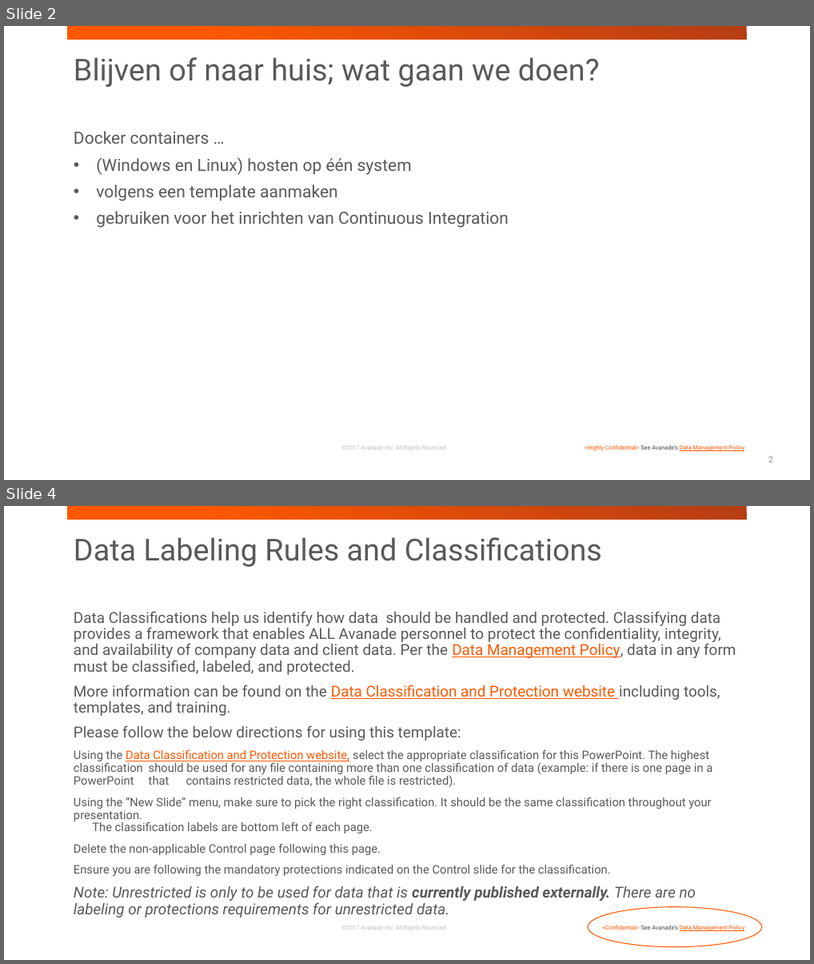
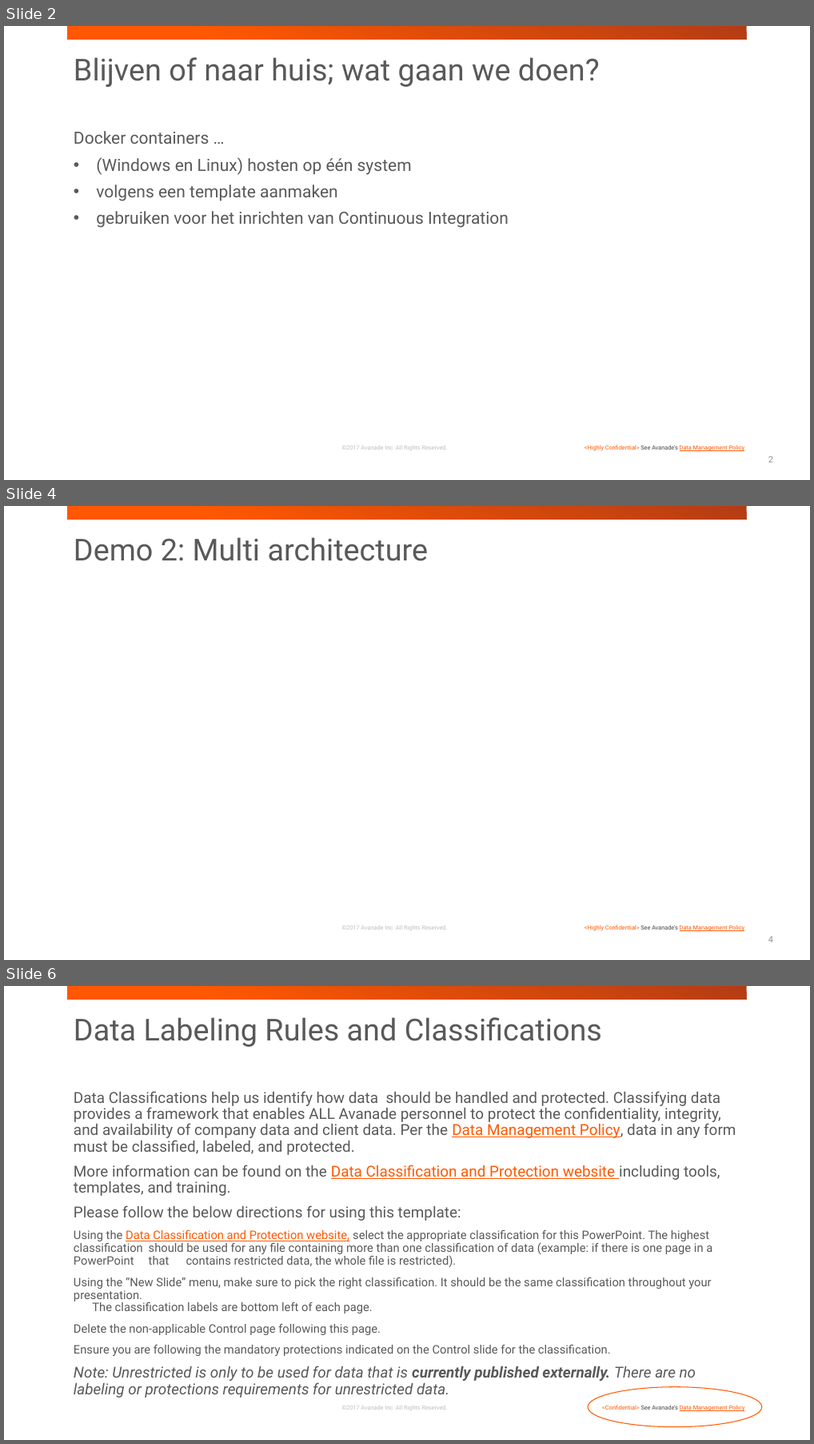
Before and after one commit to devedse/sdfg2017, a slide deck: presentatie.pptx. Shown one above the other, each under a label of ours: slides 2 and 4 before the commit, slides 2, 4 and 6 after it; the slides between them are not shown. The pictures are 814x964 and 814x1444 pixels, drawn with LibreOffice and Linux fonts; fonts in the diff are those of the drawing; background and template pictures are left out. Boxes give left, top, right and bottom in pixels: in the first picture for what was removed or moved away, otherwise in the second. Text is boxed around its words. In the diff, an @@ line names an element or a change of style, - is before the commit and + after.

```diff
--- a/presentatie.pptx
+++ b/presentatie.pptx
@@ slide 4 added at <box>4,506,810,960</box>, background #FFFFFF; not listed: 3 template elements that a slide beside it also shows @@
@@ title added at <box>74,537,429,561</box>, 36 pt, text #595959 @@
+Demo 2: Multi architecture
@@ page number added at <box>769,936,774,942</box>, 10.5 pt, text #939393 @@
+4
@@ what was slide 4 is now slide 6 @@
```
Also in this commit, not shown: 1 slide changed, 1 other slide added.
